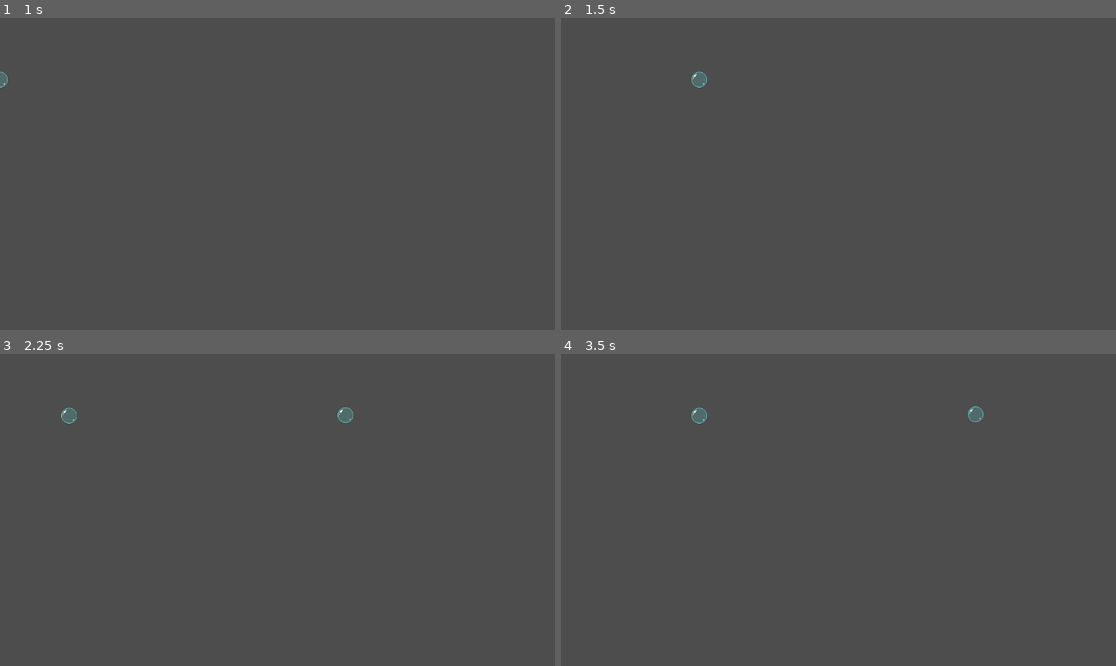
Above: before the commit, frames 1-4 (two rows, left to right).
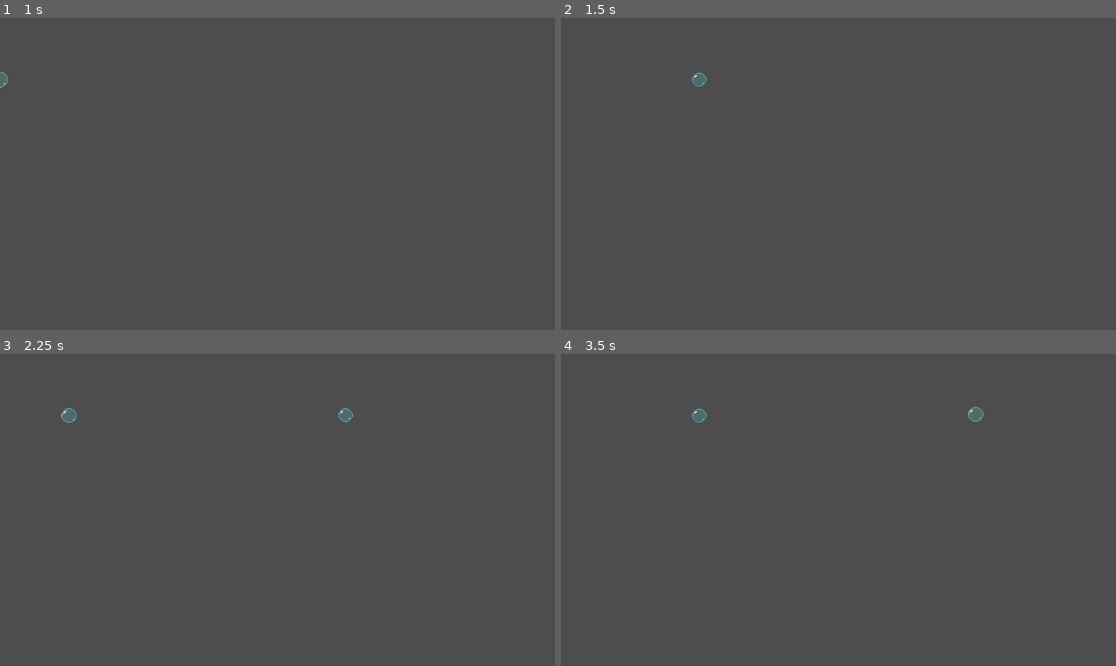
Above: after the commit, the same moments.

Repository: benxutech/bubble-tower-defense
Game: Godot game, scene res://Scenes/Maps/Map1.tscn
Two runs of this game, one before a commit and one after it. Both use one fixed random seed, a clock stepped at 60 frames per second and the inputs below.
Inputs:
- Up to frame 1 (1 s): tap Enter at 0.5 s
- Up to frame 2 (1.5 s): no input
- Up to frame 3 (2.25 s): no input
- Up to frame 4 (3.5 s): no input

Frame 1 is identical in both runs. In frame 2, less than 0.1% of the frame differs, in the area x 23-27%, y 17-23%; in frame 3, less than 0.1%, in the area x 11-64%, y 17-23%; in frame 4, less than 0.1%.

Commit message:
bubble idle animation

Diff:
--- a/Assets/Bubble/idle/bubble_idle.tres
+++ /dev/null
@@ -1,25 +0,0 @@
-[gd_resource type="SpriteFrames" load_steps=4 format=3 uid="uid://bdckev3rhcwa1"]
-
-[ext_resource type="Texture2D" uid="uid://dabam0tu7k6dc" path="res://Assets/Bubble/idle/bubl_0001.png" id="1_d8bms"]
-[ext_resource type="Texture2D" uid="uid://5nj8gh8uy2qp" path="res://Assets/Bubble/idle/bubl_0002.png" id="2_go64r"]
-[ext_resource type="Texture2D" uid="uid://c3idl06huqcp" path="res://Assets/Bubble/idle/bubl_0003.png" id="3_ldtxl"]
-
-[resource]
-animations = [{
-"frames": [{
-"duration": 1.0,
-"texture": ExtResource("1_d8bms")
-}, {
-"duration": 1.0,
-"texture": ExtResource("2_go64r")
-}, {
-"duration": 1.0,
-"texture": ExtResource("3_ldtxl")
-}, {
-"duration": 1.0,
-"texture": ExtResource("2_go64r")
-}],
-"loop": true,
-"name": &"default",
-"speed": 4.0
-}]
--- a/Assets/Bubble/pop/bubble_pop.tres
+++ /dev/null
@@ -1,26 +0,0 @@
-[gd_resource type="SpriteFrames" load_steps=5 format=3 uid="uid://b0e0ggbwvt2vx"]
-
-[ext_resource type="Texture2D" uid="uid://dt6mgyk3mr5sc" path="res://Assets/Bubble/pop/bublpop_0002.png" id="1_f22h1"]
-[ext_resource type="Texture2D" uid="uid://kle1kcab2lbl" path="res://Assets/Bubble/pop/bublpop_0003.png" id="2_euujm"]
-[ext_resource type="Texture2D" uid="uid://bpq71nexw3vor" path="res://Assets/Bubble/pop/bublpop_0004.png" id="3_hqrja"]
-[ext_resource type="Texture2D" uid="uid://jb3cavkaiewa" path="res://Assets/Bubble/pop/bublpop_0005.png" id="4_738g3"]
-
-[resource]
-animations = [{
-"frames": [{
-"duration": 1.0,
-"texture": ExtResource("1_f22h1")
-}, {
-"duration": 1.0,
-"texture": ExtResource("2_euujm")
-}, {
-"duration": 1.0,
-"texture": ExtResource("3_hqrja")
-}, {
-"duration": 1.0,
-"texture": ExtResource("4_738g3")
-}],
-"loop": false,
-"name": &"default",
-"speed": 15.0
-}]
--- a/Scenes/Bubbles/SimpleBubble.tscn
+++ b/Scenes/Bubbles/SimpleBubble.tscn
@@ -1,11 +1,13 @@
-[gd_scene load_steps=3 format=3 uid="uid://buflbcroqi8j2"]
+[gd_scene load_steps=4 format=3 uid="uid://w4iwfip0y10u"]
 
 [ext_resource type="Script" path="res://Scenes/Bubbles/simple_bubble.gd" id="1_mtabc"]
-[ext_resource type="Texture2D" uid="uid://dabam0tu7k6dc" path="res://Assets/Bubble/idle/bubl_0001.png" id="2_syrun"]
+[ext_resource type="SpriteFrames" uid="uid://bvgi1slhq3yrd" path="res://Scenes/Bubbles/bubble.tres" id="2_ibvuf"]
+[ext_resource type="Script" path="res://Scenes/Bubbles/animated_sprite_2d.gd" id="3_0qh8w"]
 
 [node name="SimpleBubble" type="PathFollow2D"]
 loop = false
 script = ExtResource("1_mtabc")
 
-[node name="Sprite2D" type="Sprite2D" parent="."]
-texture = ExtResource("2_syrun")
+[node name="AnimatedSprite2D" type="AnimatedSprite2D" parent="."]
+sprite_frames = ExtResource("2_ibvuf")
+script = ExtResource("3_0qh8w")
--- /dev/null
+++ b/Scenes/Bubbles/animated_sprite_2d.gd
@@ -0,0 +1,11 @@
+extends AnimatedSprite2D
+
+
+# Called when the node enters the scene tree for the first time.
+func _ready():
+	play()
+
+
+# Called every frame. 'delta' is the elapsed time since the previous frame.
+func _process(delta):
+	pass
--- /dev/null
+++ b/Scenes/Bubbles/bubble.tres
@@ -0,0 +1,50 @@
+[gd_resource type="SpriteFrames" load_steps=9 format=3 uid="uid://bvgi1slhq3yrd"]
+
+[ext_resource type="Texture2D" uid="uid://dabam0tu7k6dc" path="res://Assets/Bubble/idle/bubl_0001.png" id="1_ashgh"]
+[ext_resource type="Texture2D" uid="uid://5nj8gh8uy2qp" path="res://Assets/Bubble/idle/bubl_0002.png" id="2_dxmcu"]
+[ext_resource type="Texture2D" uid="uid://c3idl06huqcp" path="res://Assets/Bubble/idle/bubl_0003.png" id="3_upopc"]
+[ext_resource type="Texture2D" uid="uid://bmhr6ophrxfyt" path="res://Assets/Bubble/pop/bublpop_0001.png" id="4_yuvj2"]
+[ext_resource type="Texture2D" uid="uid://dt6mgyk3mr5sc" path="res://Assets/Bubble/pop/bublpop_0002.png" id="5_fo4x0"]
+[ext_resource type="Texture2D" uid="uid://kle1kcab2lbl" path="res://Assets/Bubble/pop/bublpop_0003.png" id="6_0rhcf"]
+[ext_resource type="Texture2D" uid="uid://bpq71nexw3vor" path="res://Assets/Bubble/pop/bublpop_0004.png" id="7_ecjt6"]
+[ext_resource type="Texture2D" uid="uid://jb3cavkaiewa" path="res://Assets/Bubble/pop/bublpop_0005.png" id="8_xbt32"]
+
+[resource]
+animations = [{
+"frames": [{
+"duration": 1.0,
+"texture": ExtResource("1_ashgh")
+}, {
+"duration": 1.0,
+"texture": ExtResource("2_dxmcu")
+}, {
+"duration": 1.0,
+"texture": ExtResource("3_upopc")
+}, {
+"duration": 1.0,
+"texture": ExtResource("2_dxmcu")
+}],
+"loop": true,
+"name": &"default",
+"speed": 5.0
+}, {
+"frames": [{
+"duration": 1.0,
+"texture": ExtResource("4_yuvj2")
+}, {
+"duration": 1.0,
+"texture": ExtResource("5_fo4x0")
+}, {
+"duration": 1.0,
+"texture": ExtResource("6_0rhcf")
+}, {
+"duration": 1.0,
+"texture": ExtResource("7_ecjt6")
+}, {
+"duration": 1.0,
+"texture": ExtResource("8_xbt32")
+}],
+"loop": false,
+"name": &"pop",
+"speed": 15.0
+}]
--- a/Scenes/Bubbles/simple_bubble.gd
+++ b/Scenes/Bubbles/simple_bubble.gd
@@ -8,6 +8,7 @@
 
 # Called when the node enters the scene tree for the first time.
 func _ready() -> void:
+
 	pass
 
 func finished_path():
